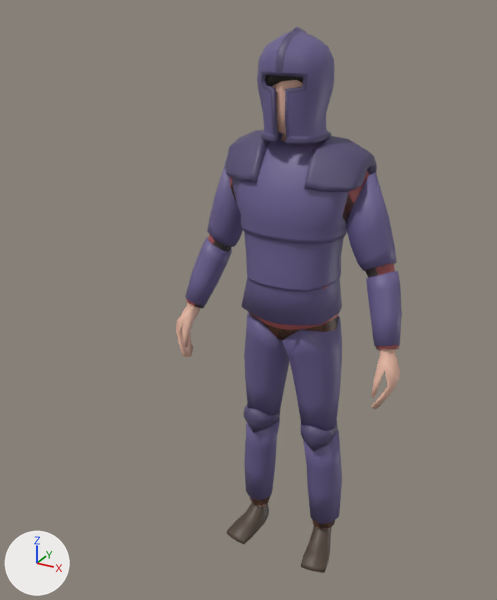
The FBX model Tricky RPG/Assets/Characters/Player.fbx as it was, and as the next commit left it.
The view is the same before and after, from a 50 mm camera at (0.864, -1.864, 1.887) aimed at (0.003, -0.298, 1.104). The lights are fixed; the arrows at lower left show +X, +Y and +Z.

In view in the first picture: 'Body', 'Hair', 'Helmet', 'Platebody', 'Platelegs', 'Shirt', 'Shoes'.
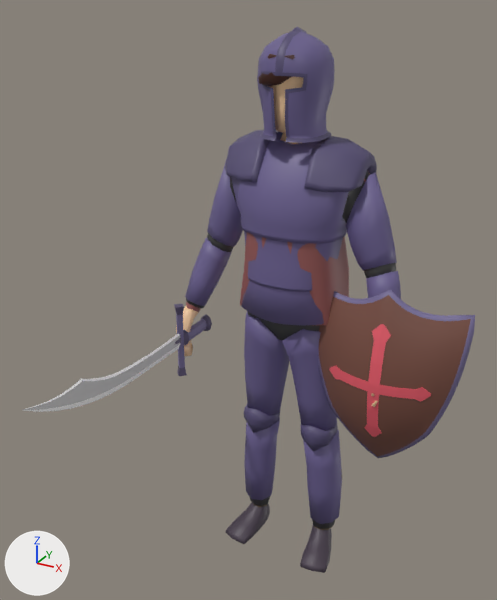
Pixel boxes (x1, y1, x2, y2) of what changed, in the pictures (497 x 600 px):
'Shield', added (brown)
    after: (318, 290, 475, 458)
    faces in mat_wood (brown #774c40): (319, 295, 471, 457)
    faces in mat_emblem (red #e75c6a): (329, 324, 431, 437)
    faces in mat_metal (blue #756c96): (318, 290, 475, 458)
'Shirt', reshaped, moved
    before: (186, 171, 399, 349)
    after: (186, 172, 370, 325)
'Sword', added
    after: (23, 304, 212, 412)
    faces in mat_blade (light grey #c7c7c7): (24, 335, 180, 410)
    faces in mat_blade_highlight (white #ffffff): (23, 334, 180, 412)
    faces in mat_metal (blue #756c96): (176, 314, 207, 368)
    faces in mat_metal_dark_1 (dark purple #584e6d): (174, 304, 212, 376)
'Body', moved
    before: (176, 80, 401, 529)
    after: (176, 77, 378, 407)
'Hair', moved
    before: (266, 75, 303, 86)
    after: (258, 53, 332, 86)

Diff of the bpy script that builds the scene:
```diff
--- a/Tricky RPG/Assets/Characters/Player.fbx.py
+++ b/Tricky RPG/Assets/Characters/Player.fbx.py
@@ mat_emblem @@
+mat_emblem = principled_material('Emblem')
+mat_emblem.base_color = (0.8, 0.106, 0.145)  # red #e75c6a
@@ mat_wood @@
+mat_wood = principled_material('Wood')
+mat_wood.base_color = (0.184, 0.0719, 0.0506)  # brown #774c40
@@ mat_blade @@
+mat_blade = principled_material('Blade')
+mat_blade.base_color = (0.57, 0.57, 0.57)  # light grey #c7c7c7
@@ mat_metal_dark_1 @@
+mat_metal_dark_1 = principled_material('Metal Dark')
+mat_metal_dark_1.base_color = (0.0969, 0.0758, 0.152)  # dark purple #584e6d
@@ mat_blade_highlight @@
+mat_blade_highlight = principled_material('Blade highlight')
+mat_blade_highlight.base_color = (1.0, 1.0, 1.0)  # white #ffffff
@@ me_cube_002 @@
 # used by ob_shirt; location = (0.0, 0.0, -0.003)
-me_cube_002.from_pydata(...)  # 250 vertices, 232 faces; spans x -0.376..0.376, y -0.121..0.129, z 0.906..1.511
+me_cube_002.from_pydata(...)  # 250 vertices, 232 faces; spans x -0.373..0.373, y -0.123..0.129, z 0.887..1.513
+# me_cube_002 part 1: 250 vertices removed from x -0.376..0.376, y -0.121..0.129, z 0.906..1.511; 250 vertices added at x -0.373..0.373, y -0.123..0.129, z 0.887..1.513
 me_cube_002.materials.append(mat_shirt)
@@ me_cusurfpatch @@
+me_cusurfpatch.from_pydata(...)  # 726 vertices, 722 faces; spans x -0.243..0.243, y -0.07..0.066, z -0.324..0.288
+# faces by material slot: [162, 352, 208]
+me_cusurfpatch.materials.append(mat_metal)  # blue #6b6090
+me_cusurfpatch.materials.append(mat_wood)  # brown #774c40
+me_cusurfpatch.materials.append(mat_emblem)  # red #e75c6a
@@ me_cube_008 @@
+me_cube_008.from_pydata(...)  # 202 vertices, 188 faces; spans x -0.021..0.021, y -0.783..0.091, z -0.129..0.129
+# faces by material slot: [16, 72, 32, 68]
+me_cube_008.materials.append(mat_metal)  # blue #6b6090
+me_cube_008.materials.append(mat_metal_dark_1)  # dark purple #584e6d
+me_cube_008.materials.append(mat_blade)  # light grey #c7c7c7
+me_cube_008.materials.append(mat_blade_highlight)  # white #ffffff
@@ ob_body @@
 ob_body = bpy.data.objects.new('Body', me_cube)
-ob_body.location = (0.0, 0.0, -0.003)
+ob_body.location = (0.0, 0.0, 0.0)
@@ ob_hair @@
 ob_hair = bpy.data.objects.new('Hair', me_cube_004)
-ob_hair.location = (0.0, 0.0, -0.003)
+ob_hair.location = (0.0, 0.0, 0.0)
@@ ob_shirt @@
 ob_shirt = bpy.data.objects.new('Shirt', me_cube_002)
-ob_shirt.location = (0.0, 0.0, -0.003)
+ob_shirt.location = (0.0, 0.0, 0.0)
@@ ob_shield @@
+ob_shield = bpy.data.objects.new('Shield', me_cusurfpatch)
+ob_shield.location = (0.337, -0.068, 0.827)
@@ ob_sword @@
+ob_sword = bpy.data.objects.new('Sword', me_cube_008)
+ob_sword.location = (-0.337, -0.068, 0.827)
```
